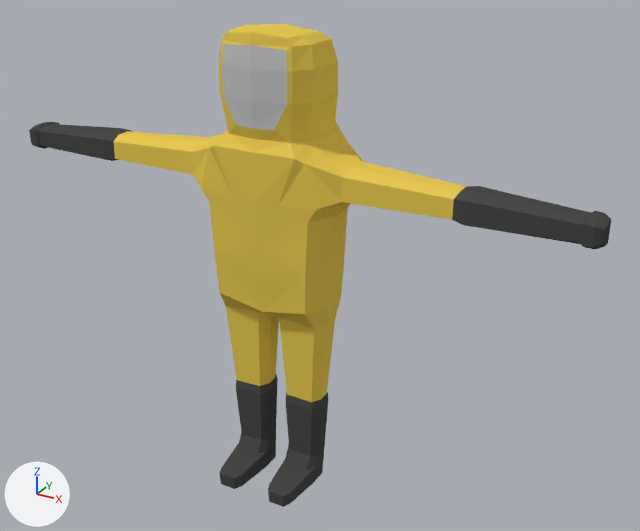
The Blender file blender/bio.blend as it was, and as the next commit left it.
One viewpoint serves both versions: a 50 mm camera at (5.83, -9.45, 4.22) aimed at (0.52, 0.22, -0.61). The axes (+X, +Y, +Z) are drawn at lower left. The lights are the same throughout. The older version comes first.

Script lines for the objects in view, before the commit:
```python
mat_color_1 = diffuse_material('color 1')
mat_color_1.base_color = (0.8, 0.58, 0.0865)  # yellow #e7c853
mat_color_2 = diffuse_material('color 2')
mat_color_2.base_color = (0.538, 0.538, 0.538)  # light grey #c2c2c2
mat_color_3 = diffuse_material('color 3')
mat_color_3.base_color = (0.0697, 0.0697, 0.0697)  # dark grey #4b4b4b
me_cube = bpy.data.meshes.new('Cube')
me_cube.from_pydata(...)  # 194 vertices, 180 faces; spans x 0.0..4.24, y -0.88..0.68, z -3.89..2.54
# faces by material slot: [90, 3, 87]
me_cube.materials.append(mat_color_1)  # yellow #e7c853
me_cube.materials.append(mat_color_2)  # light grey #c2c2c2
me_cube.materials.append(mat_color_3)  # dark grey #4b4b4b
ob_cube = bpy.data.objects.new('Cube', me_cube)
ob_cube.location = (0.0, 0.0, 0.0)
_m = ob_cube.modifiers.new('Mirror', 'MIRROR')
_m.use_clip = True
```
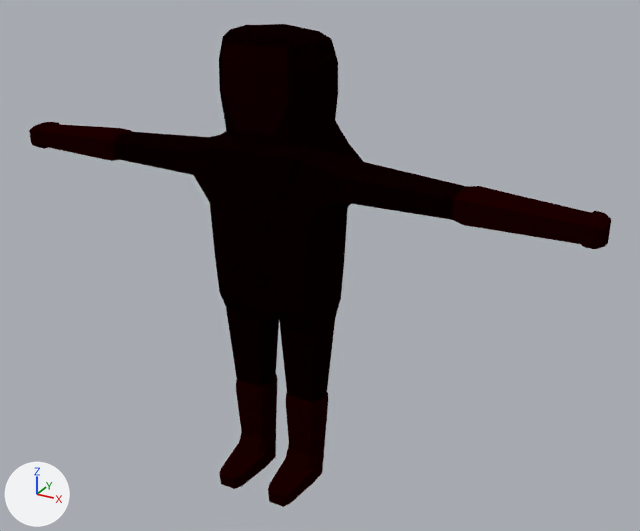
Pixel boxes (x1, y1, x2, y2) of what changed, in the pictures (640 x 531 px):
'Cube', recoloured, reshaped, modifiers changed (darker): (29, 24, 611, 507) in both
part 1 of me_cube, built on: before (213, 93, 314, 159); after (29, 24, 314, 489)

The change, as a list of edits to the scene's bpy script:
```text
Change mat_color_1:
    mat_color_1.base_color: (0.8, 0.58, 0.0865) -> (0.00392, 0.0, 0.0)  # yellow #e7c853 -> black #0d0000
Change mat_color_2:
    mat_color_2.base_color: (0.538, 0.538, 0.538) -> (0.008, 0.0, 0.0)  # light grey #c2c2c2 -> black #160000
Change mat_color_3:
    mat_color_3.base_color: (0.0697, 0.0697, 0.0697) -> (0.0118, 0.0, 0.0)  # dark grey #4b4b4b -> black #1c0000
Change me_cube:
    used by ob_cube; location = (0.0, 0.0, 0.0)
    remove me_cube.from_pydata(...)  # 194 vertices, 180 faces; spans x 0.0..4.24, y -0.88..0.68, z -3.89..2.54
    add me_cube.from_pydata(...)  # 360 vertices, 360 faces; spans x -4.24..4.24, y -0.88..0.68, z -3.89..2.54
    me_cube part 1
    2 vertices are removed from x 0.0, y -0.53..-0.49, z 1.25..1.4
    3 faces are deleted
    2 vertices move from x 0.28..0.45, y -0.5..-0.42, z 1.25..1.4 to x 0.28..0.45, y -0.5..-0.45, z 1.23..1.35
    158 vertices are added at x -4.24..0.0, y -0.88..0.64, z -3.89..2.5
    5 new vertices lie (0.0, 0.2, 0.0) away from vertices in x -4.04..-0.08, y -0.1, z -1.26..0.88
    5 new vertices lie (0.0, 0.18, 0.0) away from vertices in x -4.14..-0.13, y -0.09, z -2.62..0.82
    92 new faces join them, mat_color_1 (black #0d0000)
    4 new faces join them, mat_color_2 (black #160000)
    87 new faces join them, mat_color_3 (black #1c0000)
Change ob_cube:
    remove _m = ob_cube.modifiers.new('Mirror', 'MIRROR')
    remove _m.use_clip = True
```
